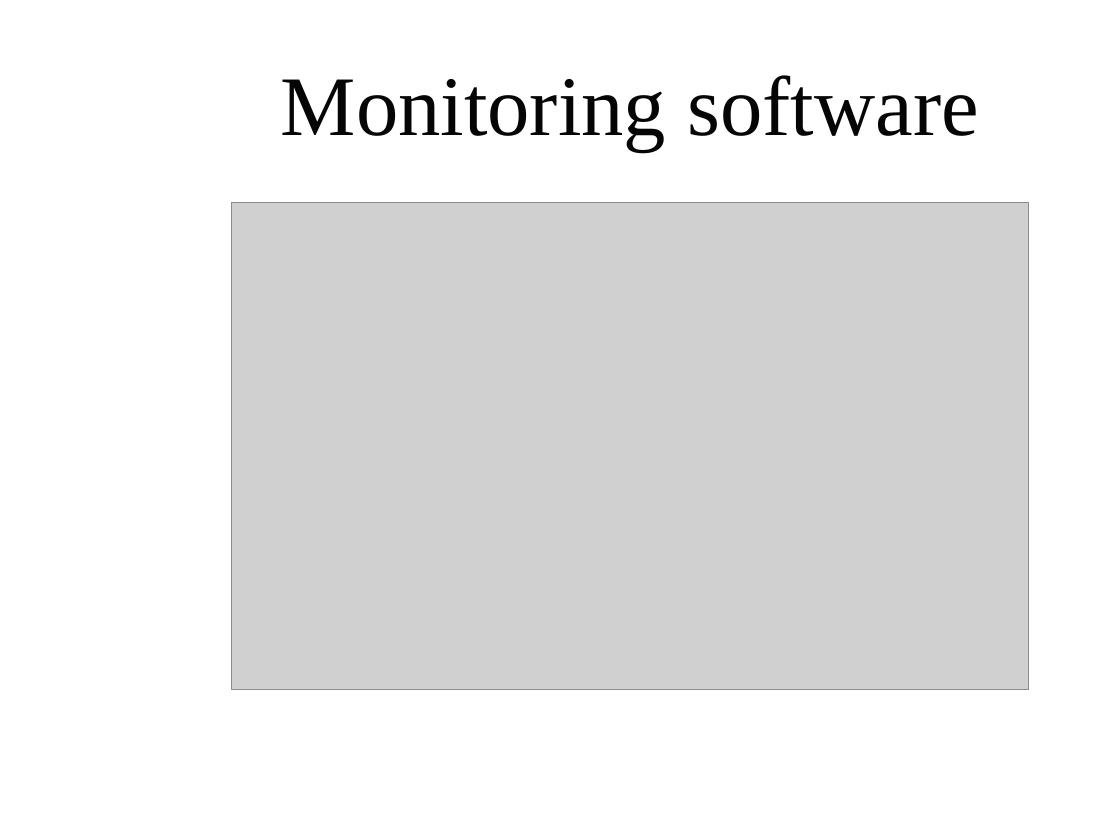
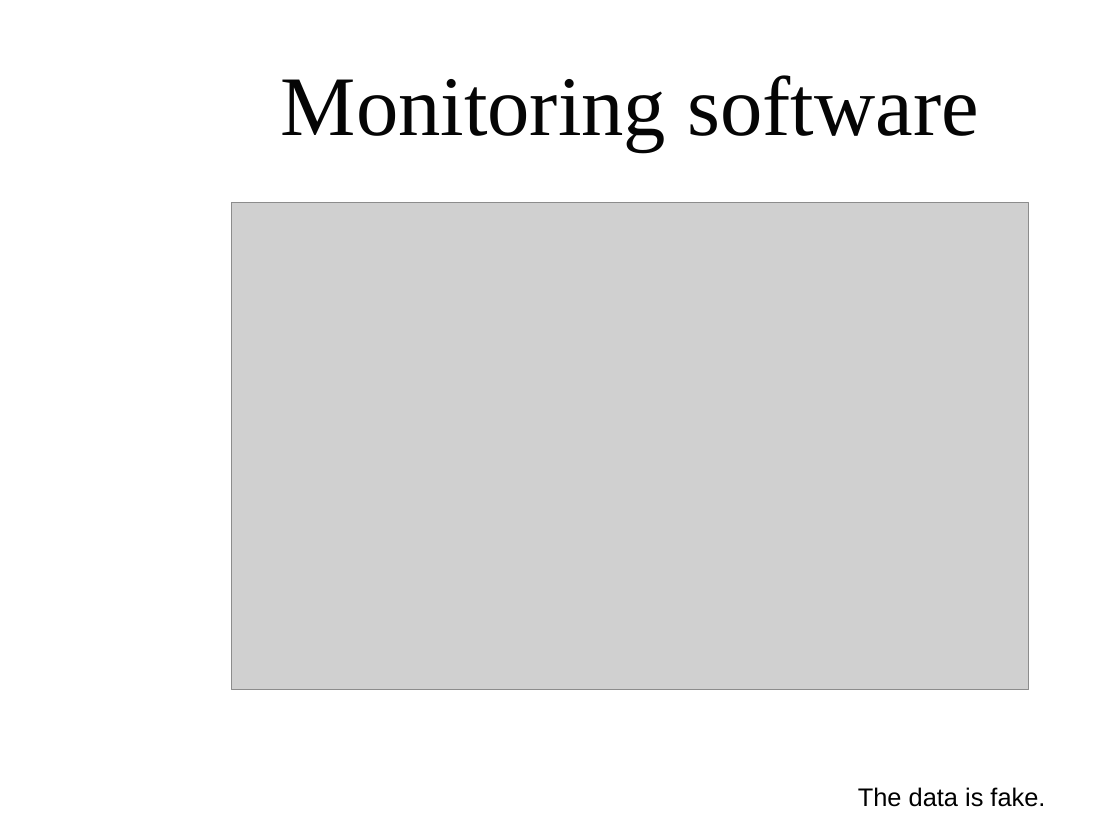
Before and after one commit to ilmoeuro/futurehack2016, a slide deck: slide 7 of doc/presentation.odp. Drawn at 1120x840 pixels with LibreOffice and Linux fonts; fonts in the diff are those of the drawing; grey boxes stand for pictures; background and template pictures are left out. Boxes give left, top, right and bottom in pixels: in the first picture for what was removed or moved away, otherwise in the second. Text is boxed around its words. In the diff, an @@ line names an element or a change of style, - is before the commit and + after.

```diff
--- a/doc/presentation.odp
+++ b/doc/presentation.odp
@@ text added at (x1=858, y1=787, x2=1045, y2=807), 18 pt, text #000000 @@
+The data is fake.
```
Also in this commit, not shown: 2 other slides changed, 1 slide added.
